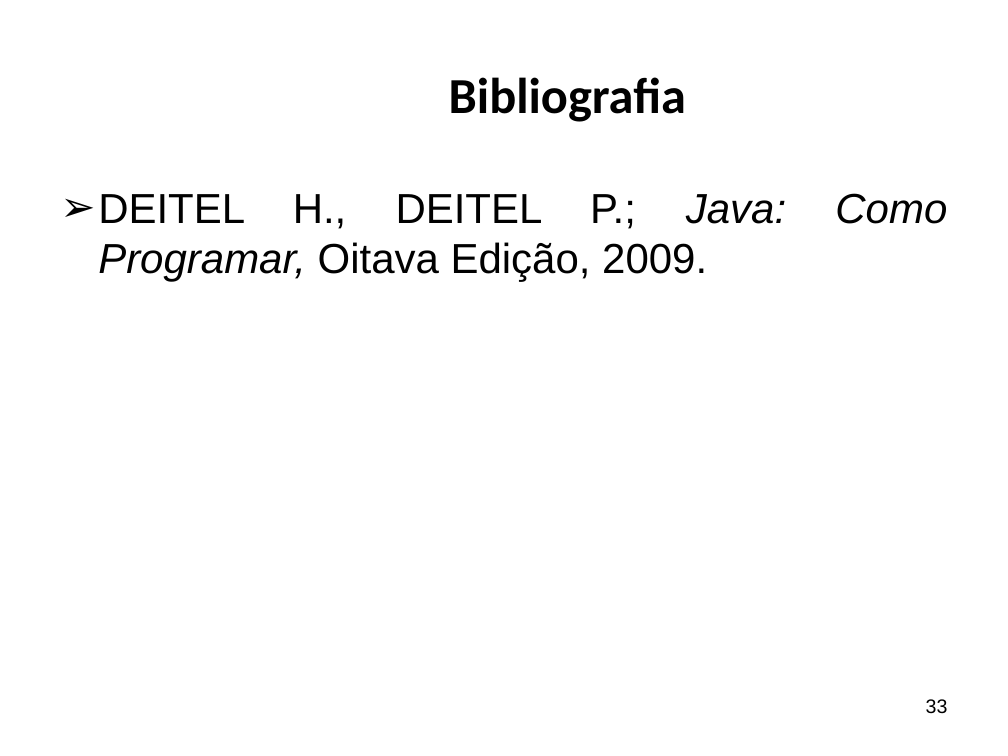
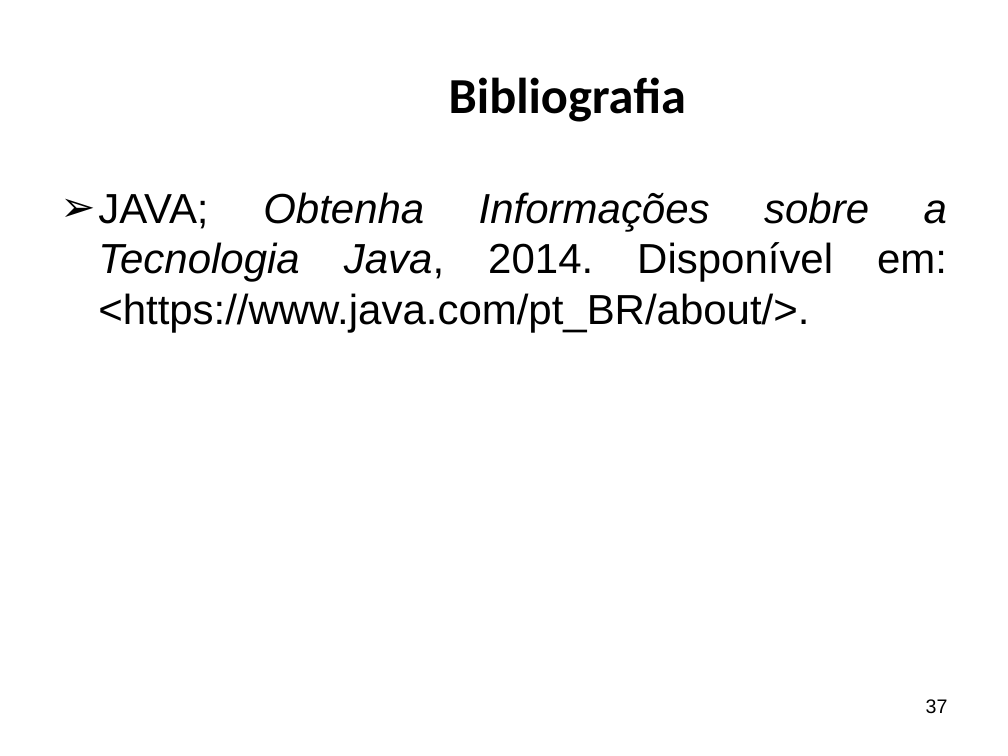
Before and after one commit to ricardopetrere/TCC_FTT, a slide deck: slide 37 of documentos/Apresentação Banca.pptx (slide 33 before the commit). Drawn at 1008x756 pixels with LibreOffice and Linux fonts; fonts in the diff are those of the drawing; background and template pictures are left out. Boxes give left, top, right and bottom in pixels: in the first picture for what was removed or moved away, otherwise in the second. Text is boxed around its words. In the diff, an @@ line names an element or a change of style, - is before the commit and + after.

```diff
--- a/documentos/Apresentação Banca.pptx
+++ b/documentos/Apresentação Banca.pptx
@@ text at <box>98,192,947,332</box>: text changed @@
-➢ DEITEL H., DEITEL P.; Java: Como Programar, Oitava Edição, 2009.
+➢ JAVA; Obtenha Informações sobre a Tecnologia Java, 2014. Disponível em: <https://www.java.com/pt_BR/about/>.
@@ page number at <box>926,699,948,714</box>: text changed @@
-33
+37
```
Also in this commit, not shown: 5 other slides changed, 4 slides added, 16 other files.
